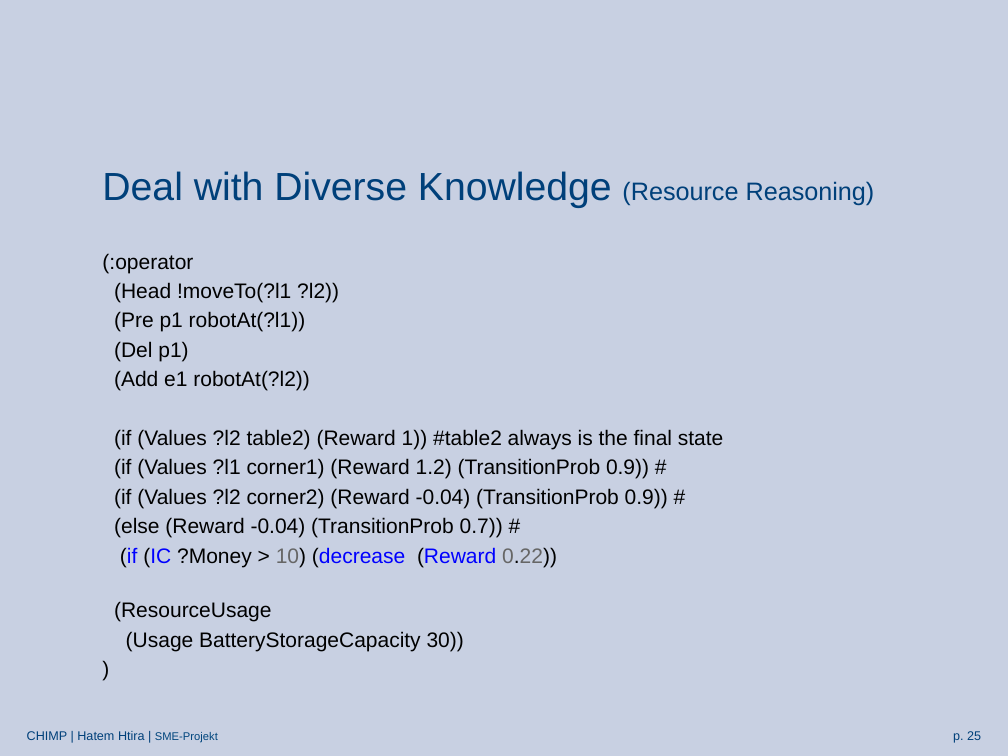
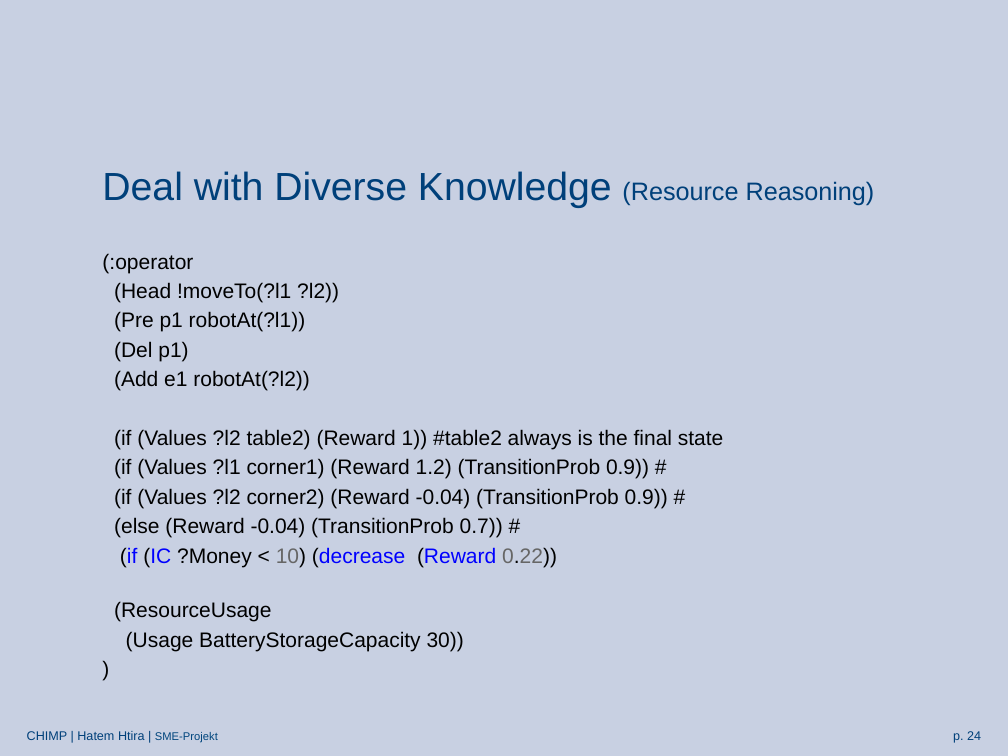
Before and after one commit to htiraHatem/CHIMP_MDP, a slide deck: slide 24 of HTN2MDP presentation.pptx (slide 25 before the commit). Drawn at 1008x756 pixels with LibreOffice and Linux fonts; fonts in the diff are those of the drawing; background and template pictures are left out. Boxes give left, top, right and bottom in pixels: in the first picture for what was removed or moved away, otherwise in the second. Text is boxed around its words. In the diff, an @@ line names an element or a change of style, - is before the commit and + after.

```diff
--- a/HTN2MDP presentation.pptx
+++ b/HTN2MDP presentation.pptx
@@ text at bbox=[120, 547, 557, 567]: text changed @@
-(if (IC ?Money > 10) (decrease (Reward 0.22))
+(if (IC ?Money < 10) (decrease (Reward 0.22))
@@ page number at bbox=[953, 731, 981, 743]: text changed @@
-p. 25
+p. 24
```
Also in this commit, not shown: 14 other slides changed, 1 slide removed.
